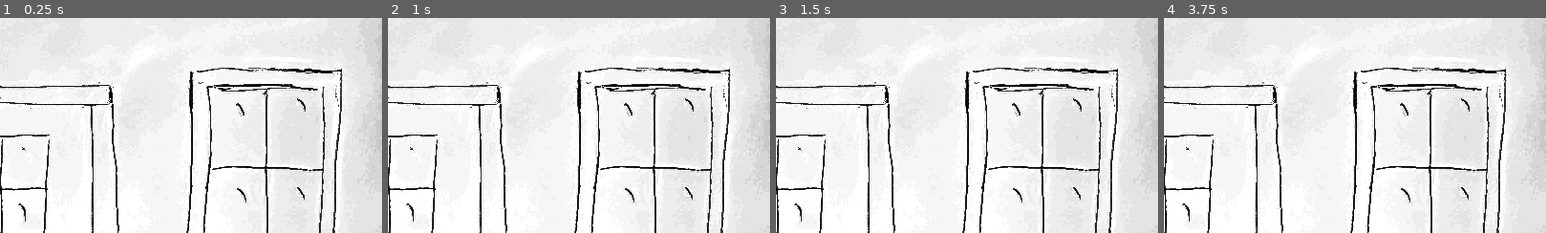
Above: before the commit, frames 1-4 (left to right).
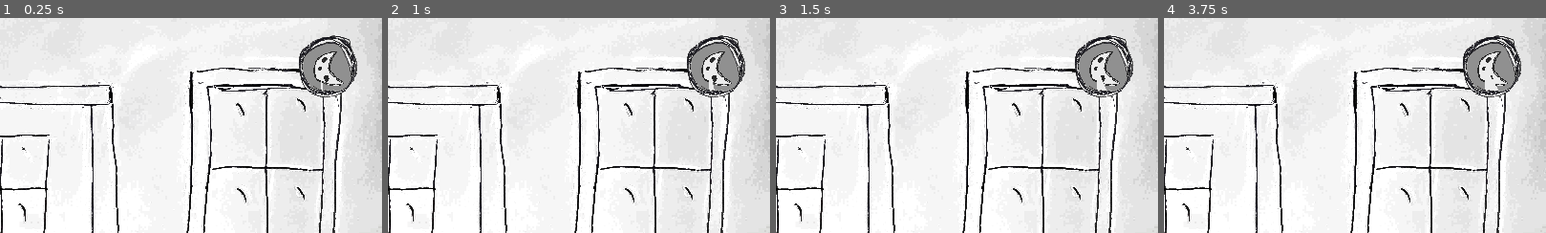
Above: after the commit, the same moments.

Repository: jaakop/TrickOrTrap
Game: Godot game, scene res://scenes/main_scene/main_scene.tscn
The game is run twice, just before and just after one commit, with the same random seed, the same clock (stepped at 60 frames per second) and the same inputs.
Inputs (mouse positions are % of the whole screen's width and height, from its top left):
- Up to frame 1 (0.25 s): no input
- Up to frame 2 (1 s): click (50, 39) at 0.5 s
- Up to frame 3 (1.5 s): click (40, 54) at 1.25 s
- Up to frame 4 (3.75 s): click (50, 39) at 2 s; tap Enter at 2.75 s; click (49, 92) at 3.5 s
The pictures show only the part of the screen within x 50-100%, y 0-50%; the shares and areas given below are measured in that part.

The runs differ from the first frame. In frame 1, 2.8% of the frame differs, in the area x 78-94%, y 8-37%; in frame 2, 2.8%; in frame 3, 2.8%; in frame 4, 2.7%.

Commit message:
day timer sprites

Diff:
--- a/scenes/main_scene/main_scene.tscn
+++ b/scenes/main_scene/main_scene.tscn
@@ -9,10 +9,10 @@
 [ext_resource type="Texture2D" uid="uid://cc4ctp52i5761" path="res://assets/sprites/doorWindowBW.png" id="5_t08bh"]
 [ext_resource type="Texture2D" uid="uid://ctjax71rbwbfp" path="res://assets/sprites/lightSwitchBW.png" id="6_1sb07"]
 [ext_resource type="Texture2D" uid="uid://10v8r01qpi8m" path="res://shadow.png" id="6_ppvin"]
-[ext_resource type="Texture2D" uid="uid://d00ciprv1dont" path="res://assets/kenney-ui/buttonRound_blue.png" id="7_6tgl0"]
-[ext_resource type="Texture2D" uid="uid://csi5ksowwt6t7" path="res://assets/kenney-ui/buttonRound_beige.png" id="7_vp1an"]
 [ext_resource type="Script" path="res://scenes/main_scene/DayTimer.gd" id="9_bukiq"]
+[ext_resource type="Texture2D" uid="uid://c8pc641r8itgs" path="res://assets/ui/sphere.png" id="12_xr164"]
 [ext_resource type="Texture2D" uid="uid://b0m4lk7n2a3uw" path="res://assets/ui/jesterHat.png" id="13_0btur"]
+[ext_resource type="Texture2D" uid="uid://b158706fku83p" path="res://assets/ui/moon.png" id="13_8rd26"]
 [ext_resource type="Script" path="res://scenes/main_scene/jinx_meter.gd" id="13_c1jd5"]
 
 [node name="MainScene" type="Control" node_paths=PackedStringArray("shadow")]
@@ -114,16 +114,18 @@
 texture = ExtResource("6_ppvin")
 
 [node name="DayTimer" type="TextureProgressBar" parent="."]
-visible = false
 layout_mode = 0
-offset_left = 1778.0
-offset_top = 33.0
-offset_right = 1889.0
-offset_bottom = 144.0
+offset_left = 1706.0
+offset_top = 43.0
+offset_right = 1867.0
+offset_bottom = 204.0
+value = 100.0
 fill_mode = 4
 nine_patch_stretch = true
-texture_under = ExtResource("7_6tgl0")
-texture_progress = ExtResource("7_vp1an")
+texture_under = ExtResource("12_xr164")
+texture_progress = ExtResource("13_8rd26")
+radial_initial_angle = 180.0
+radial_center_offset = Vector2(-250, 0)
 script = ExtResource("9_bukiq")
 dayLength = 30.0
 
Binary file changed: assets/ui/moon.png
Binary file added: assets/ui/sphere.png
Not shown, added: assets/ui/sphere.png.import
